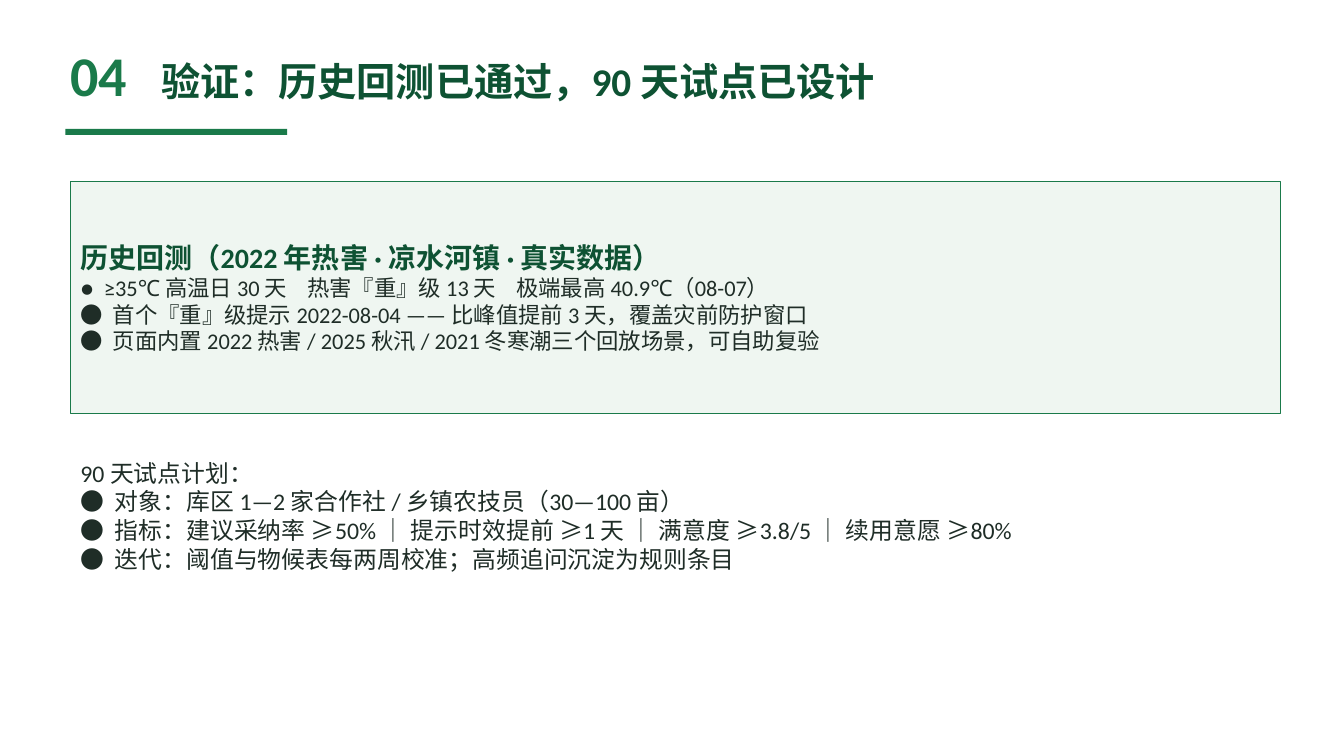
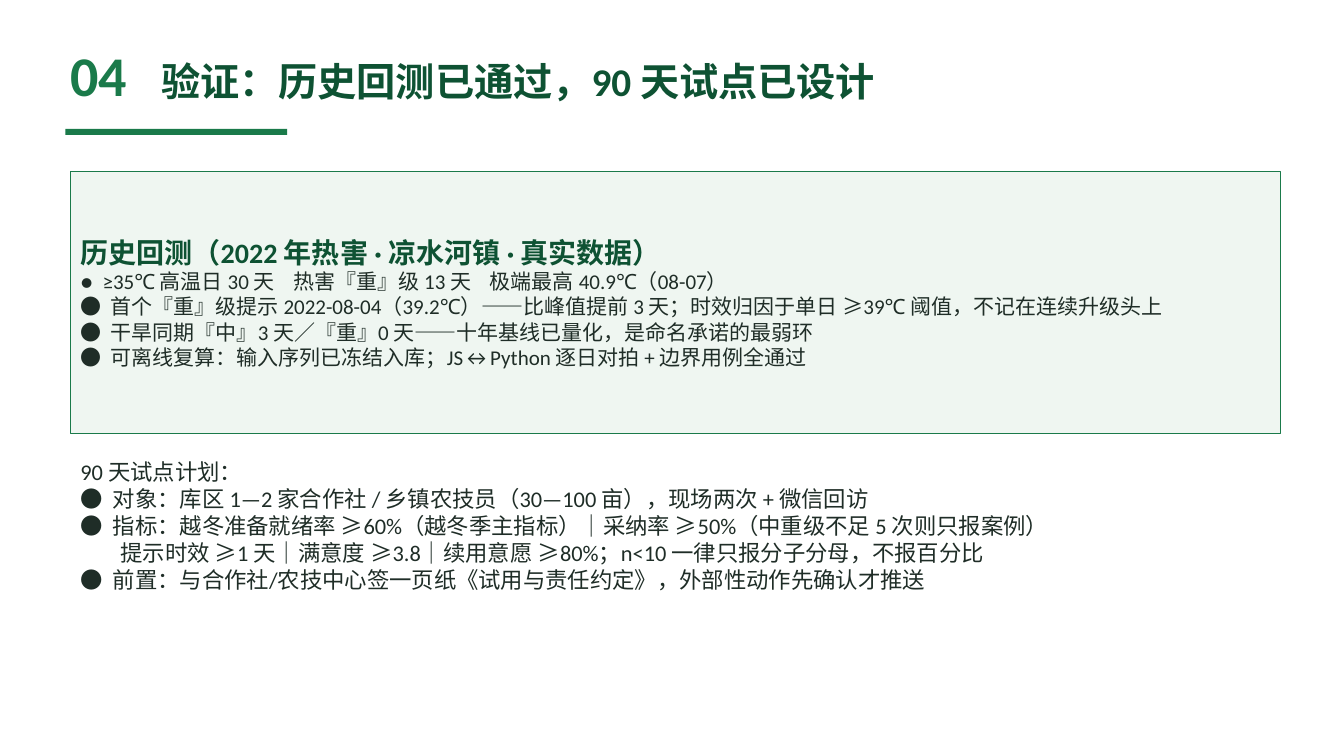
Before and after one commit to Pawnnwap/danju-zhihan, a slide deck: slide 5 of 丹橘知旱-参赛PPT.pptx. Drawn at 1344x756 pixels with LibreOffice and Linux fonts; fonts in the diff are those of the drawing. Boxes give left, top, right and bottom in pixels: in the first picture for what was removed or moved away, otherwise in the second. Text is boxed around its words. In the diff, an @@ line names an element or a change of style, - is before the commit and + after.

Commit message:
R3 对抗迭代：等价性闸门与十年基线落地，材料按评委质询逐条回写
- parity_check：JS↔Python 442 天逐日对拍 + 23 组阈值边界合成用例 + 物候表全年无洞（含闰日）
- 修真 bug：rain30 取整口径分叉、热害死分支、缺测日使干旱虚高（改为窗口不满30天不判级）、
  幼果期低温分级缺失致跨期跳两档、闰日 2/29 落兜底
- backtest.py 扩为四类风险镜像 + --fixture 离线复算 + --check 头条数字回归闸门
- 输入序列冻结入库（2016-2025 共3653天，记录实际格点与拉取时间），评审可离线复算
- baseline_stats：十年提示负担基线；休眠期照判则89.8%天数带级（证明不出级是噪声控制）；
  ET0 水分亏缺试验——直接OR并入会使膨大期重级由0天/年升至38天/年，故按物候期定标列入试点
- 时效归因不抢功：2022 首个重级由单日≥39℃触发，连续升级另贡献3天且在峰值之后
- app.js：12s超时+重试+返回契约校验、archive/forecast 分别降级、LLM与用户输入 HTML 转义、
  上下文补未来7天；smoke_app 烟测 load() 全流程
- docs/01-03+README+PPT 同步更正；Open-Meteo 免费层非商业条款与收费后成本入档；
  12个月收入为0、bus factor=1、退场触达边界、外部性分级确认回路、试点前置协议与凭证留存规则

```diff
--- a/丹橘知旱-参赛PPT.pptx
+++ b/丹橘知旱-参赛PPT.pptx
@@ rectangle "历史回测（2022 年热害 · 凉水河镇 · ...": place and size @@
-rectangle "历史回测（2022 年热害 · 凉水河镇 · ..." at box(71, 181, 1280, 413)
+rectangle "历史回测（2022 年热害 · 凉水河镇 · ..." at box(71, 171, 1280, 434)
@@ text in rectangle at box(103, 271, 728, 291): size 16 to 15 pt in "● ≥35℃ 高温日 30 天 热害『重』级 13 ..." @@
@@ text in rectangle at box(111, 296, 1162, 369): text changed; size 16 to 15 pt @@
-● 首个『重』级提示 2022-08-04 —— 比峰值提前 3 天，覆盖灾前防护窗口
-● 页面内置 2022 热害 / 2025 秋汛 / 2021 冬寒潮三个回放场景，可自助复验
+● 首个『重』级提示 2022-08-04（39.2℃）——比峰值提前 3 天；时效归因于单日 ≥39℃ 阈值，不记在连续升级头上
+● 干旱同期『中』3 天／『重』0 天——十年基线已量化，是命名承诺的最弱环
+● 可离线复算：输入序列已冻结入库；JS↔Python 逐日对拍 + 边界用例全通过
@@ text at box(80, 461, 242, 482): size 17 to 16 pt in "90 天试点计划：" @@
@@ text at box(113, 488, 1048, 590): text changed; size 17 to 16 pt @@
-● 对象：库区 1—2 家合作社 / 乡镇农技员（30—100 亩）
-● 指标：建议采纳率 ≥50% ｜ 提示时效提前 ≥1 天 ｜ 满意度 ≥3.8/5 ｜ 续用意愿 ≥80%
-● 迭代：阈值与物候表每两周校准；高频追问沉淀为规则条目
+● 对象：库区 1—2 家合作社 / 乡镇农技员（30—100 亩），现场两次 + 微信回访
+● 指标：越冬准备就绪率 ≥60%（越冬季主指标）｜采纳率 ≥50%（中重级不足 5 次则只报案例）
+提示时效 ≥1 天｜满意度 ≥3.8｜续用意愿 ≥80%；n<10 一律只报分子分母，不报百分比
+● 前置：与合作社/农技中心签一页纸《试用与责任约定》，外部性动作先确认才推送
```
Also in this commit, not shown: 2 other slides changed, 15 other files.
